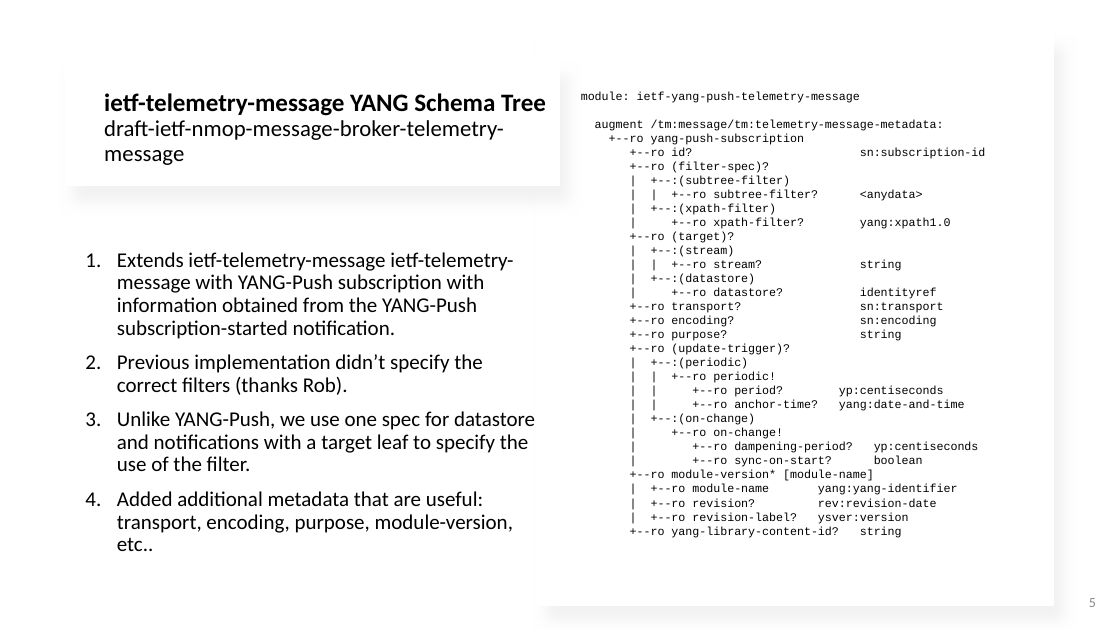
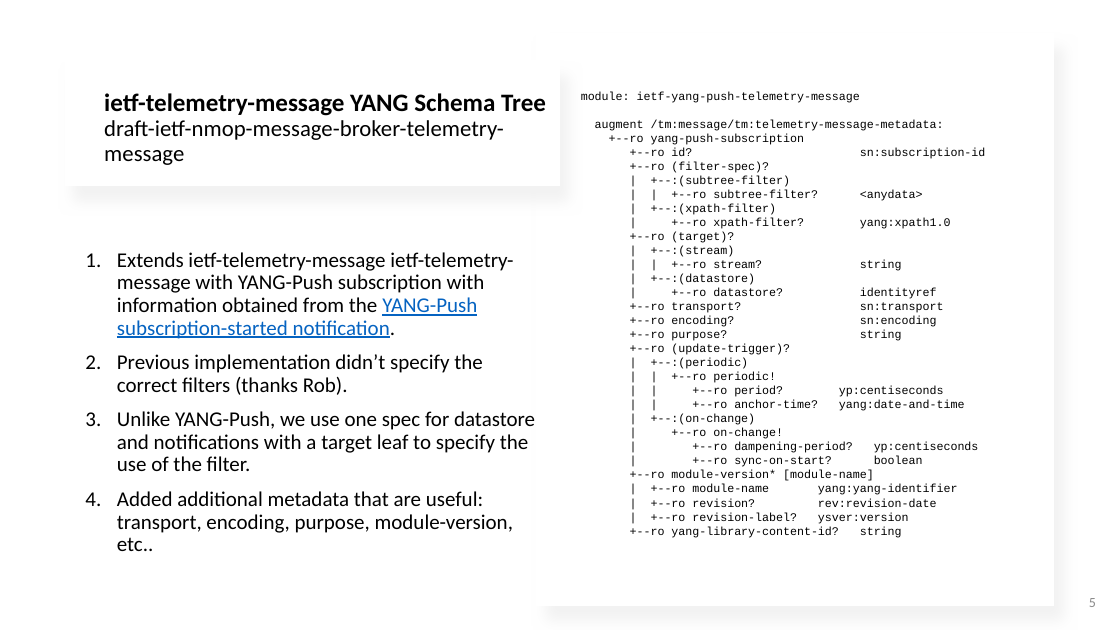
Before and after one commit to network-analytics/ietf-network-analytics-document-status, a slide deck: slide 5 of 123/NMOP/draft-ietf-nmop-message-broker-telemetry-message.pptx. Drawn at 1120x630 pixels with LibreOffice and Linux fonts; fonts in the diff are those of the drawing. Boxes give left, top, right and bottom in pixels: in the first picture for what was removed or moved away, otherwise in the second. Text is boxed around its words. In the diff, an @@ line names an element or a change of style, - is before the commit and + after.

```diff
--- a/123/NMOP/draft-ietf-nmop-message-broker-telemetry-message.pptx
+++ b/123/NMOP/draft-ietf-nmop-message-broker-telemetry-message.pptx
@@ text at [117,252,513,339]: text colour #000000 to #0563C1, underline on in "YANG-Push subscription-started notification." @@
```
Also in this commit, not shown: 4 other slides changed, 1 slide added, 1 slide removed, 1 other file.
